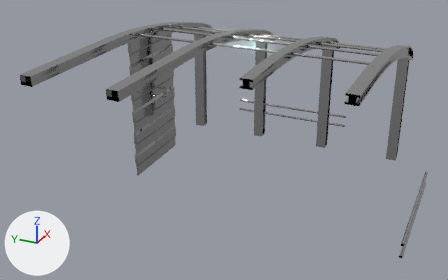
An edit to the glTF model KOPRA/models/MASTER_FREZZE_PLACE.glb, drawn before and after from the same camera.
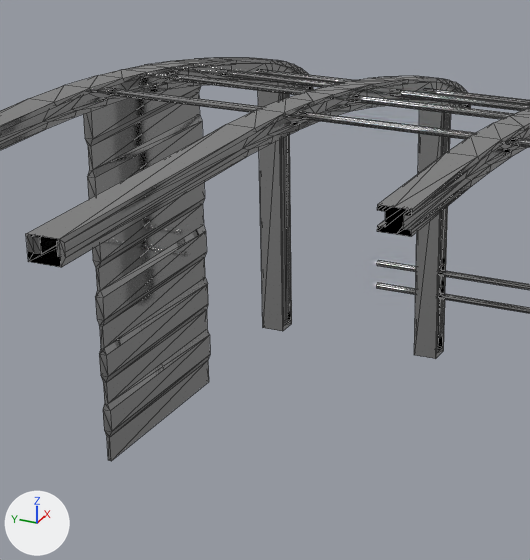
Each version is shown whole from a camera (50 mm lens) standing at (-9.38, -8.79, 8.17) and looking at (3.6, -2.95, 1.68), then close up on the part from 21% to 66% of the width and 0% to 76% of the height. The lights are fixed; the arrows at lower left show +X, +Y and +Z. The close-ups show mesh edges as thin lines. Vertices at the same position are counted once.

Names of what the first close-up shows: 'MASTER-FREZZE-PLACE'.
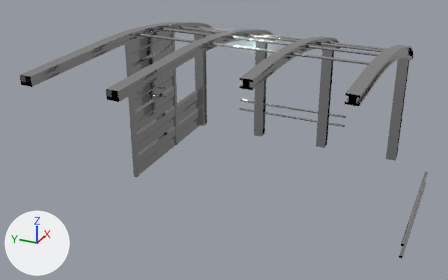
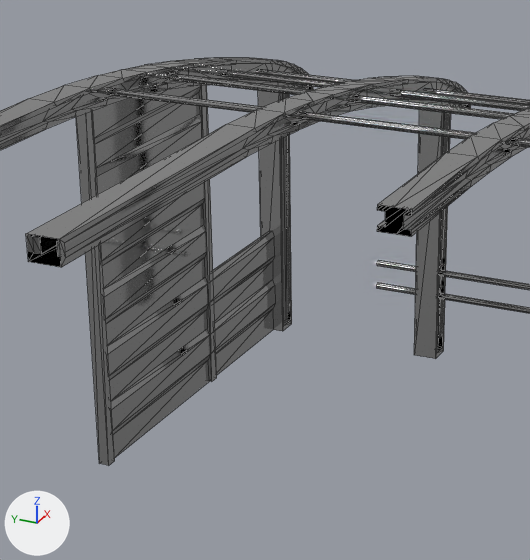
Where the newer file only moved an object's origin or applied its transform, the numbers keep the older frame.

Pixel boxes [x1, y1, x2, y2] of what changed, in the close-ups (530 x 560 px):
'MASTER-FREZZE-PLACE', reshaped
    before: [0, 58, 530, 461]
    after: [0, 58, 530, 465]
part 1 of me_cube_010, cut back
    before: [83, 111, 112, 461]
    after: [76, 85, 275, 465]

What changed in the scene script:
```text
Change me_cube_010:
    used by ob_master_frezze_place; location = (0.0, -7.37, 0.0)
    remove me_cube_010.from_pydata(...)  # 1082 vertices, 1940 faces; spans x -0.14..8.64, y -0.41..7.28, z 0.02..4.15
    add me_cube_010.from_pydata(...)  # 1114 vertices, 1894 faces; spans x -0.14..8.64, y -0.41..7.28, z 0.02..4.15
    me_cube_010 part 1
    2 vertices are removed from x 3.73, y 7.13..7.15, z 1.3
    96 faces are deleted
    8 vertices are added at x 3.62..5.93, y 7.08..7.2, z 0.03..3.94
    18 new vertices lie (1.73, 0.0, 0.0) away from vertices in x 5.93, y 7.1..7.19, z 0.02..1.34
    8 new vertices lie (0.12, 0.0, 0.0) away from vertices in x 3.62..5.93, y 7.08..7.2, z 0.03..3.94
    50 new faces join them
```
